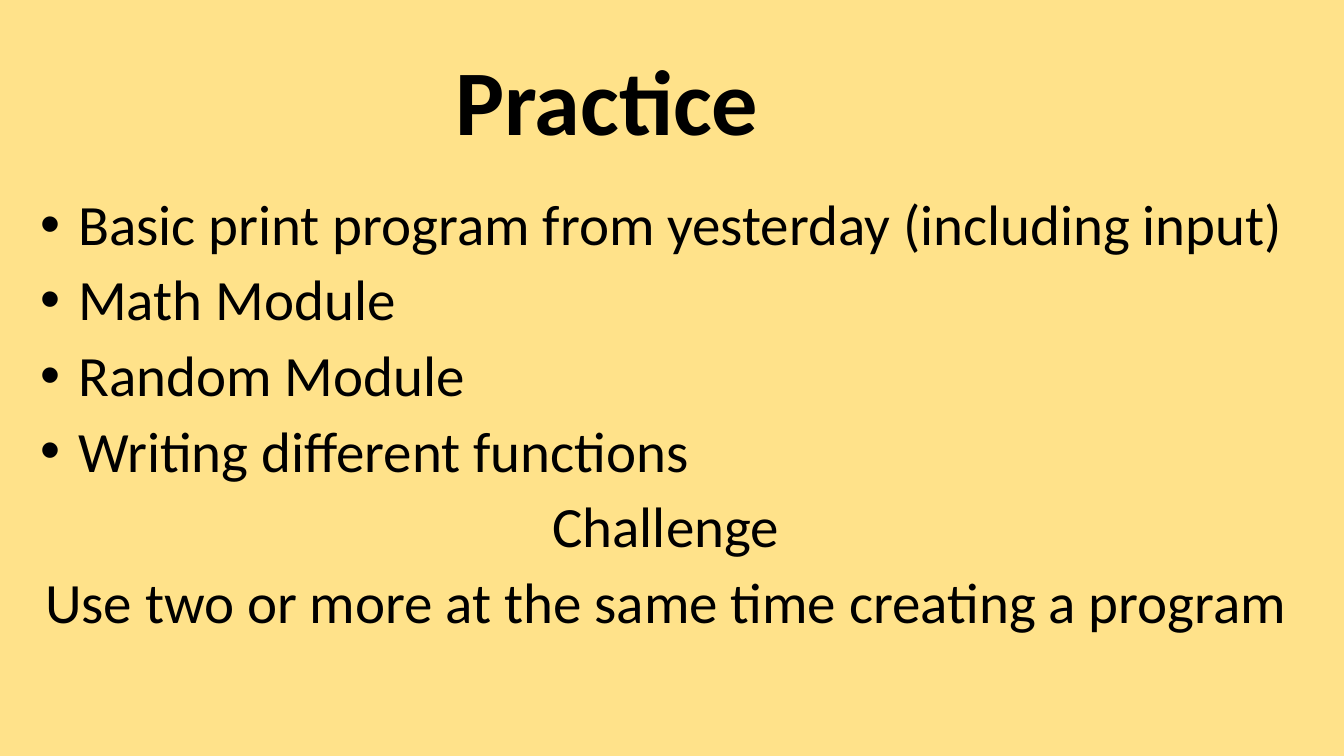
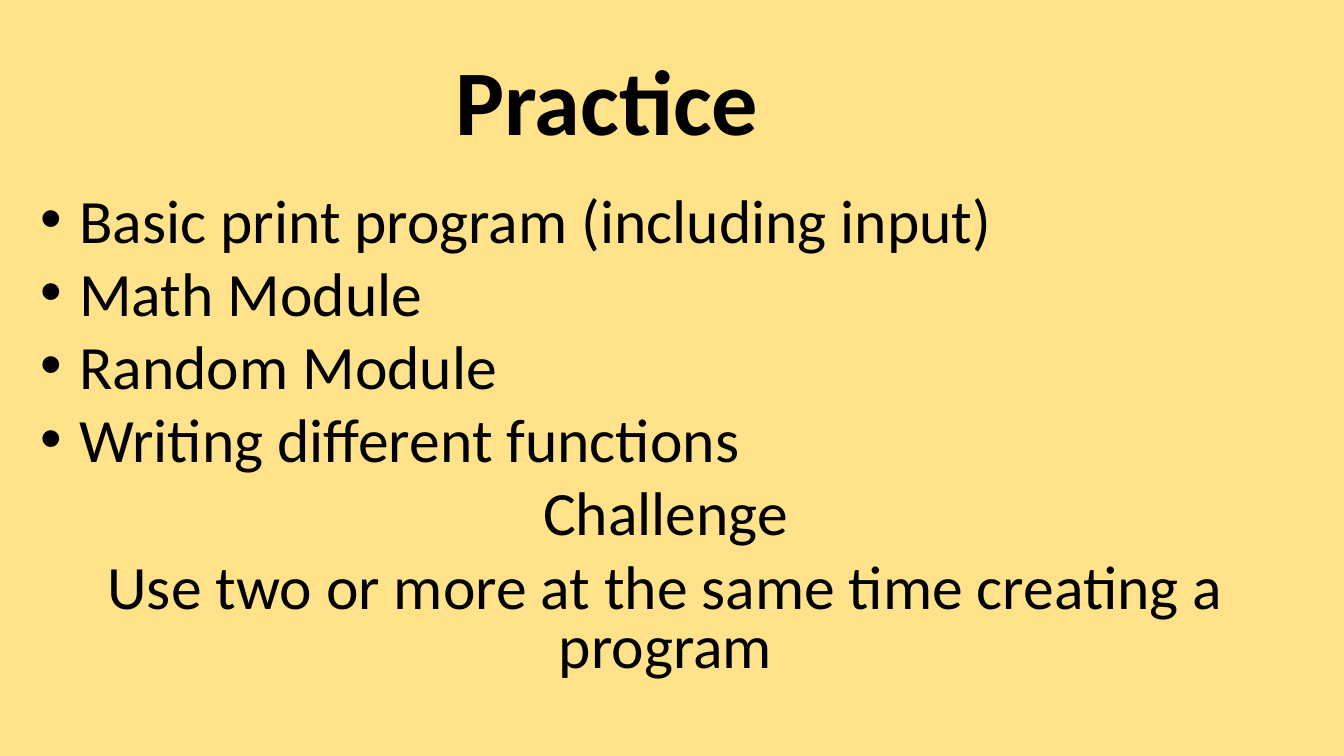
Before and after one commit to torres11991/dap-curriculum, a slide deck: slide 4 of Section02/week1day3.pptx. Drawn at 1344x756 pixels with LibreOffice and Linux fonts; fonts in the diff are those of the drawing. Boxes give left, top, right and bottom in pixels: in the first picture for what was removed or moved away, otherwise in the second. Text is boxed around its words. In the diff, an @@ line names an element or a change of style, - is before the commit and + after.

```diff
--- a/Section02/week1day3.pptx
+++ b/Section02/week1day3.pptx
@@ text at bbox=[79, 198, 991, 254]: text changed; size 40.7 to 44 pt @@
-• Basic print program from yesterday (including input)
+• Basic print program (including input)
@@ text at bbox=[79, 273, 1223, 679]: size 40.7 to 44 pt in "Math Module", "Random Module", "Writing different functions", "Challenge" and 1 more places; line spacing 0.9 to 0.8 @@
```
Also in this commit, not shown: 6 other slides changed, 2 other files.
